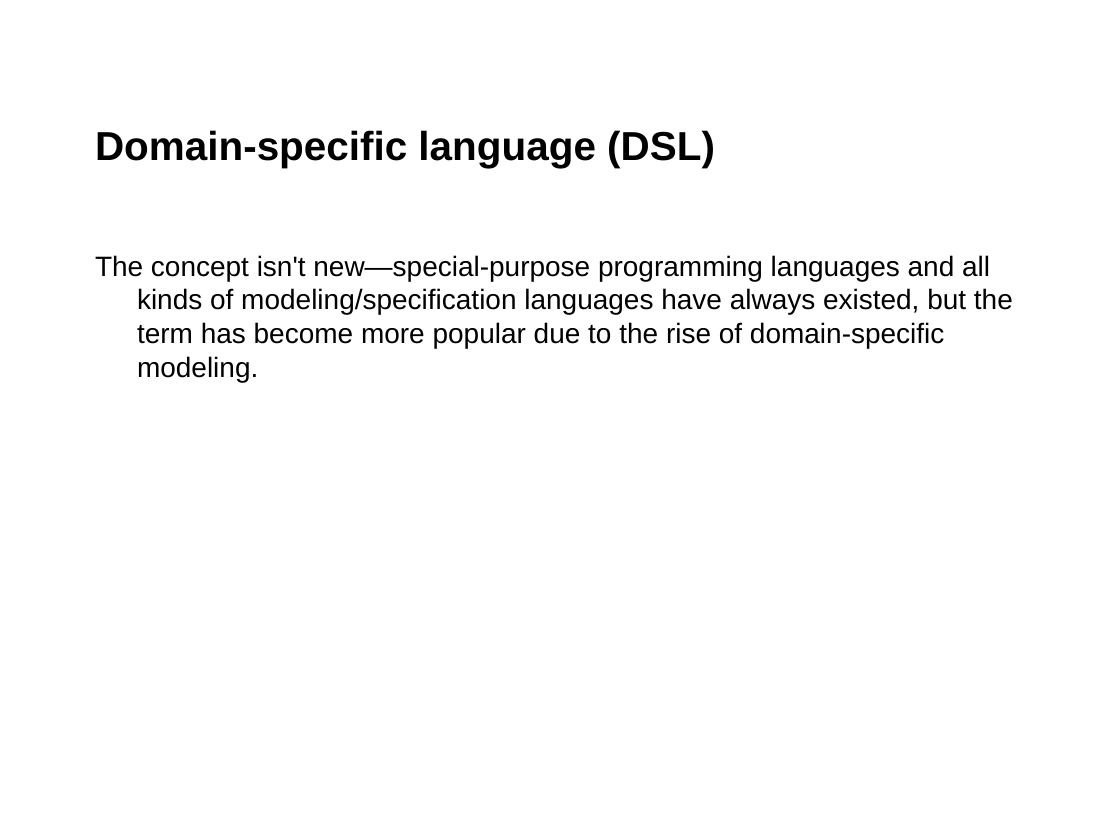
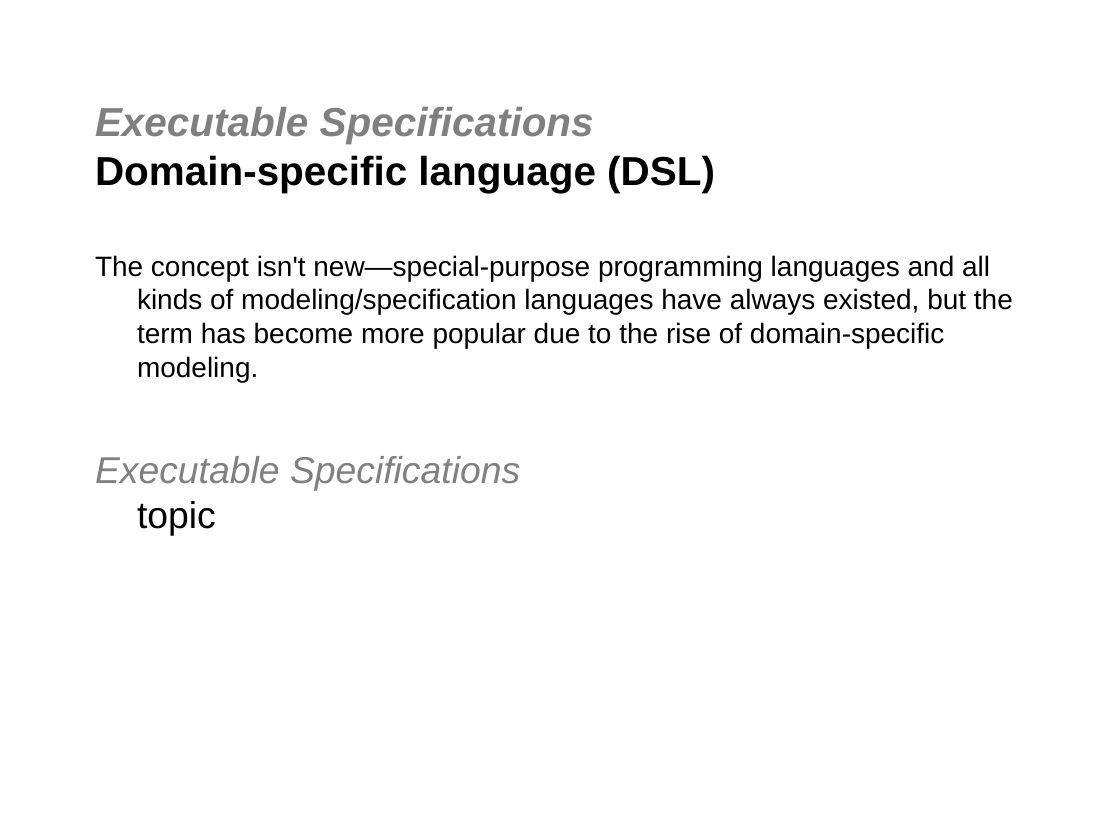
Before and after one commit to jgoodsen/agile2010, a slide deck: slide 5 of dsl.ppt (slide 4 before the commit). Drawn at 1120x840 pixels with LibreOffice and Linux fonts; fonts in the diff are those of the drawing; background and template pictures are left out. Boxes give left, top, right and bottom in pixels: in the first picture for what was removed or moved away, otherwise in the second. Text is boxed around its words. In the diff, an @@ line names an element or a change of style, - is before the commit and + after.

```diff
--- a/dsl.ppt
+++ b/dsl.ppt
@@ title at bbox=[95, 107, 715, 192]: text changed @@
-Domain-specific language (DSL)
+Executable Specifications
+Domain-specific language (DSL)
@@ text at bbox=[95, 456, 520, 536]: paragraph added @@
+Executable Specifications
+topic
```
Also in this commit, not shown: 3 other slides changed, 6 slides added, 18 slides removed, 7 other files.
